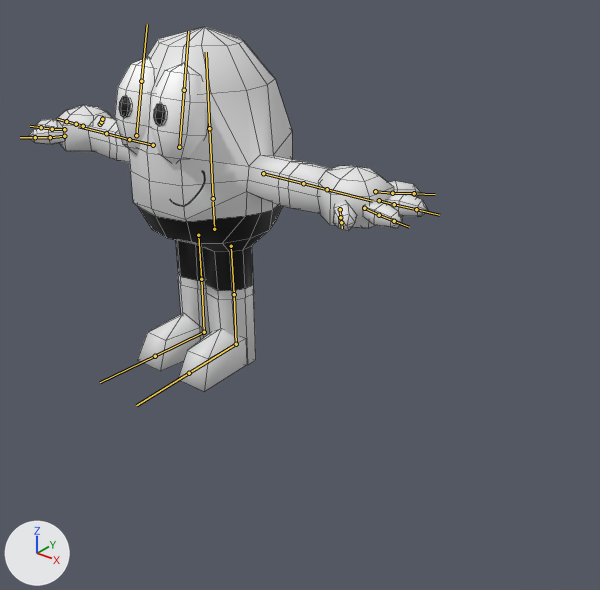
The FBX model Assets/Objects/Colin/COLIN_PROTO_ANIM.fbx, before and after one commit.
Before and after are seen from a 50 mm camera at (17.23, -17.26, 13.76) aimed at (3.25, 0.22, 2.92). Arrows for +X, +Y and +Z are at lower left; the lights stay in place. The bones that bend it are drawn over the model as lines. Mesh edges are drawn as thin lines.

Objects in the first picture: 'COLINMesh'.
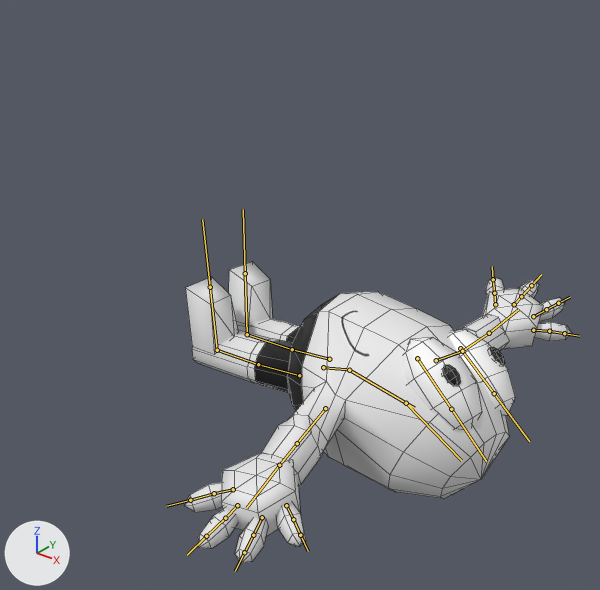
The newer file adds an action. The first version stands in its rest pose; the second is drawn at frame 66 of the action 'COLINBody|COLINDie'.

Boxes [x1, y1, x2, y2] around the edits, measured in the pictures (600 x 590 px):
'COLINMesh', posed (17% shorter): before [28, 27, 428, 391]; after [184, 262, 572, 564]
bone 'Root', root to tip: before (214, 229) to (213, 202); after (323, 367) to (346, 369)
bone 'Body', root to tip: before (213, 198) to (209, 118); after (349, 370) to (414, 408)
bone 'Head', root to tip: before (209, 128) to (206, 52); after (406, 403) to (461, 460)
bone 'EyeRight', root to tip: before (136, 135) to (141, 81); after (460, 348) to (494, 393)
bone 'EyeLeft', root to tip: before (179, 147) to (184, 90); after (417, 358) to (451, 409)
bone 'ShoulderRight', root to tip: before (153, 145) to (129, 139); after (436, 360) to (462, 351)
bone 'ArmRight', root to tip: before (129, 139) to (106, 133); after (462, 351) to (489, 333)
bone 'HandRight', root to tip: before (106, 133) to (78, 126); after (489, 333) to (518, 309)
bone 'ShoulderLeft', root to tip: before (263, 173) to (303, 183); after (325, 408) to (297, 443)
bone 'ArmLeft', root to tip: before (303, 183) to (327, 189); after (297, 443) to (279, 465)
bone 'HandLeft', root to tip: before (327, 189) to (372, 201); after (279, 465) to (246, 508)
bone 'ThighRight', root to tip: before (198, 235) to (201, 279); after (329, 359) to (292, 349)
bone 'LegRight', root to tip: before (201, 279) to (204, 332); after (292, 349) to (247, 334)
bone 'ThighLeft', root to tip: before (231, 246) to (234, 294); after (299, 375) to (258, 364)
bone 'LegLeft', root to tip: before (234, 294) to (236, 344); after (258, 364) to (217, 350)

The change, as a list of edits to the scene's bpy script:
```text
Change bone_root:
    where bone_root = bpy.data.objects['COLINBody'].pose.bones['Root']
    bone_root.location: (0.0, 0.0, 0.0) -> (4.31, -3.39, 0.0)
    bone_root.rotation_quaternion: (1.0, 0.0, 0.0, 0.0) -> (0.541, -0.435, -0.588, -0.414)  # degrees (0, 0, 0) -> degrees (-13, -94, -61)
Change bone_body:
    where bone_body = bpy.data.objects['COLINBody'].pose.bones['Body']  # child of 'Root'
    bone_body.rotation_quaternion: (1.0, 0.0, 0.0, 0.0) -> (0.985, -0.164, -0.011, -0.058)  # degrees (0, 0, 0) -> degrees (-19, -2, -6)
Change bone_head:
    where bone_head = bpy.data.objects['COLINBody'].pose.bones['Head']  # child of 'Body'
    bone_head.rotation_quaternion: (1.0, 0.0, 0.0, 0.0) -> (0.987, -0.16, -0.022, 0.0)  # degrees (0, 0, 0) -> degrees (-18, -3, 0)
Change bone_eyeright:
    where bone_eyeright = bpy.data.objects['COLINBody'].pose.bones['EyeRight']  # child of 'Head'
    bone_eyeright.location: (0.0, 0.0, 0.0) -> (0.1, 0.08, -0.26)
    bone_eyeright.rotation_quaternion: (1.0, 0.0, 0.0, 0.0) -> (0.975, 0.022, -0.219, 0.007)  # degrees (0, 0, 0) -> degrees (3, -25, 0)
Change bone_eyeleft:
    where bone_eyeleft = bpy.data.objects['COLINBody'].pose.bones['EyeLeft']  # child of 'Head'
    bone_eyeleft.location: (0.0, 0.0, 0.0) -> (-0.01, 0.01, 0.0)
    bone_eyeleft.rotation_quaternion: (1.0, 0.0, 0.0, 0.0) -> (0.984, -0.038, 0.167, -0.041)  # degrees (0, 0, 0) -> degrees (-5, 19, -6)
Change bone_shoulderright:
    where bone_shoulderright = bpy.data.objects['COLINBody'].pose.bones['ShoulderRight']  # child of 'Body'
    bone_shoulderright.rotation_quaternion: (1.0, 0.0, 0.0, 0.0) -> (0.931, 0.054, 0.358, -0.056)  # degrees (0, 0, 0) -> degrees (5, 42, -5)
Change bone_armright:
    where bone_armright = bpy.data.objects['COLINBody'].pose.bones['ArmRight']  # child of 'ShoulderRight'
    bone_armright.rotation_quaternion: (1.0, 0.0, 0.0, 0.0) -> (0.976, 0.07, 0.164, 0.126)  # degrees (0, 0, 0) -> degrees (11, 18, 16)
Change bone_handright:
    where bone_handright = bpy.data.objects['COLINBody'].pose.bones['HandRight']  # child of 'ArmRight'
    bone_handright.rotation_quaternion: (1.0, 0.0, 0.0, 0.0) -> (0.927, -0.048, 0.371, -0.005)  # degrees (0, 0, 0) -> degrees (-7, 43, -4)
Change bone_shoulderleft:
    where bone_shoulderleft = bpy.data.objects['COLINBody'].pose.bones['ShoulderLeft']  # child of 'Body'
    bone_shoulderleft.rotation_quaternion: (1.0, 0.0, 0.0, 0.0) -> (0.883, -0.168, -0.433, -0.067)  # degrees (0, 0, 0) -> degrees (-23, -52, 3)
Change bone_armleft:
    where bone_armleft = bpy.data.objects['COLINBody'].pose.bones['ArmLeft']  # child of 'ShoulderLeft'
    bone_armleft.rotation_quaternion: (1.0, 0.0, 0.0, 0.0) -> (0.994, -0.005, -0.106, 0.003)  # degrees (0, 0, 0) -> degrees (-1, -12, 0)
Change bone_handleft:
    where bone_handleft = bpy.data.objects['COLINBody'].pose.bones['HandLeft']  # child of 'ArmLeft'
    bone_handleft.rotation_quaternion: (1.0, 0.0, 0.0, 0.0) -> (0.982, -0.014, -0.186, -0.005)  # degrees (0, 0, 0) -> degrees (-2, -21, 0)
Change bone_thighright:
    where bone_thighright = bpy.data.objects['COLINBody'].pose.bones['ThighRight']  # child of 'Root'
    bone_thighright.location: (0.0, 0.0, 0.0) -> (-0.02, 0.0, 0.0)
    bone_thighright.rotation_quaternion: (1.0, 0.0, 0.0, 0.0) -> (0.997, -0.007, -0.011, 0.077)  # degrees (0, 0, 0) -> degrees (-1, -1, 9)
Change bone_legright:
    where bone_legright = bpy.data.objects['COLINBody'].pose.bones['LegRight']  # child of 'ThighRight'
    bone_legright.rotation_quaternion: (1.0, 0.0, 0.0, 0.0) -> (1.0, -0.007, 0.0, 0.024)  # degrees (0, 0, 0) -> degrees (-1, 0, 3)
Change bone_thighleft:
    where bone_thighleft = bpy.data.objects['COLINBody'].pose.bones['ThighLeft']  # child of 'Root'
    bone_thighleft.location: (0.0, 0.0, 0.0) -> (0.02, 0.0, 0.0)
    bone_thighleft.rotation_quaternion: (1.0, 0.0, 0.0, 0.0) -> (0.997, -0.007, -0.012, 0.077)  # degrees (0, 0, 0) -> degrees (-1, -1, 9)
Change bone_legleft:
    where bone_legleft = bpy.data.objects['COLINBody'].pose.bones['LegLeft']  # child of 'ThighLeft'
    bone_legleft.rotation_quaternion: (1.0, 0.0, 0.0, 0.0) -> (1.0, -0.007, 0.0, 0.024)  # degrees (0, 0, 0) -> degrees (-1, 0, 3)
```
